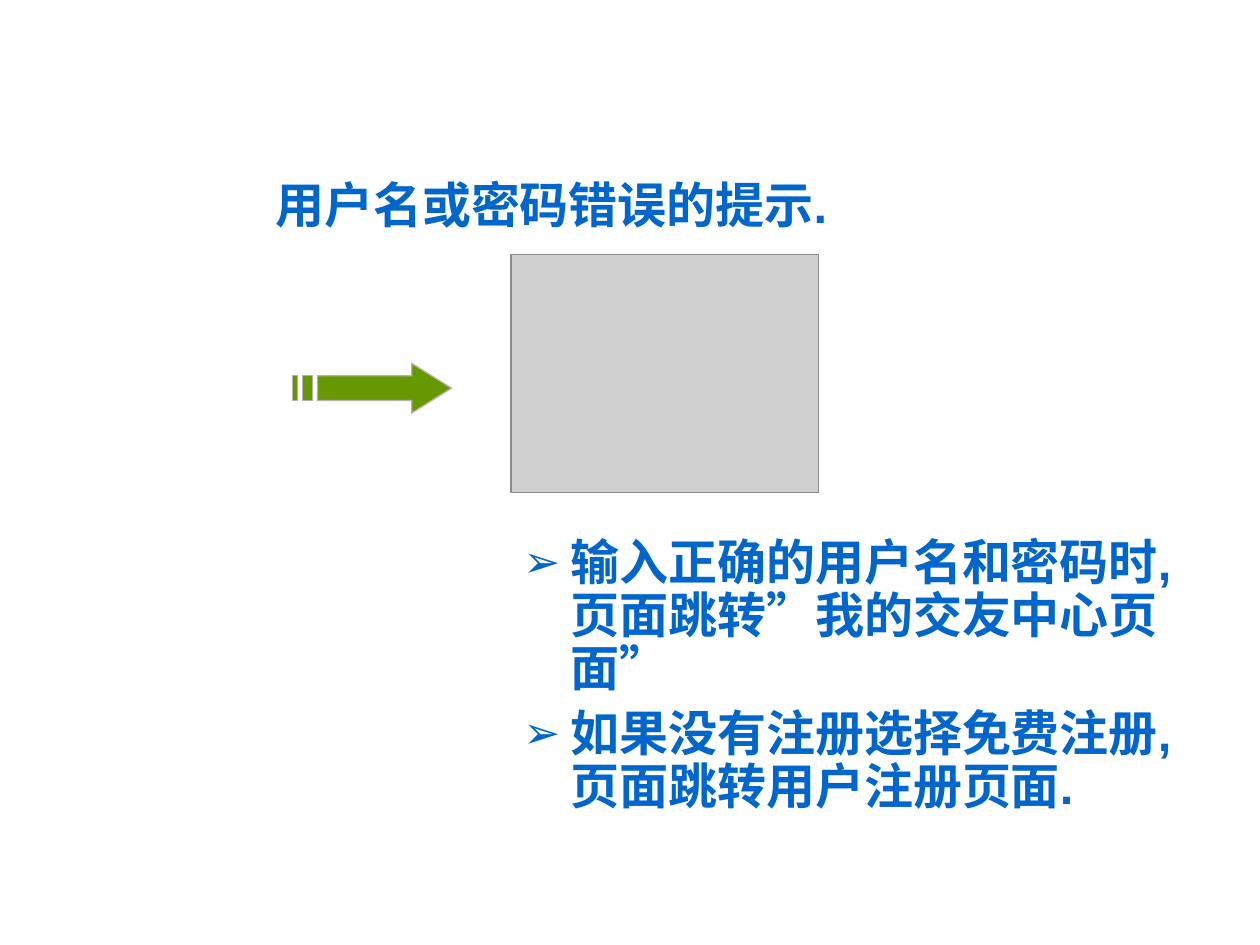
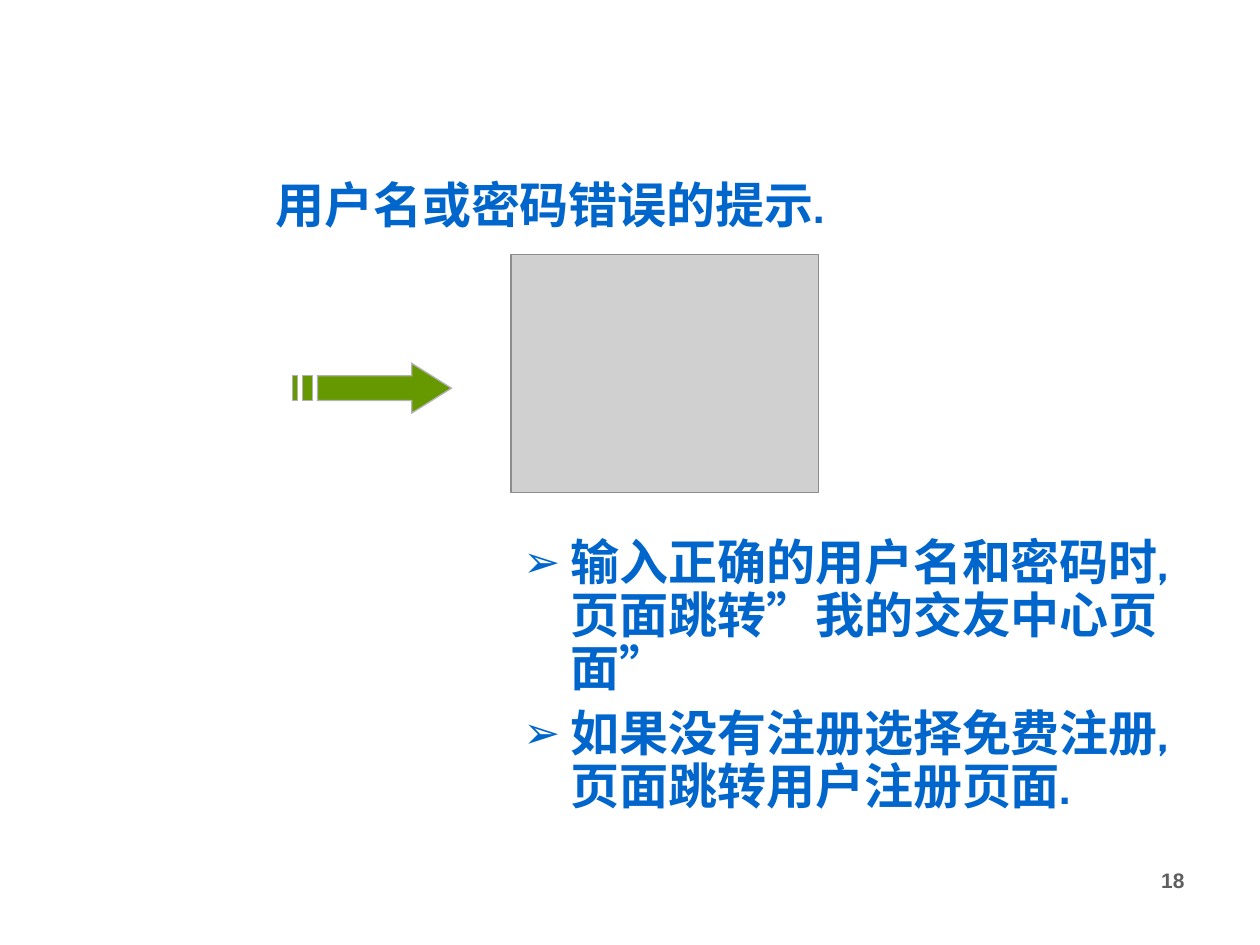
Before and after one commit to king1314okok/littlejsDesign, a slide deck: slide 18 of littleJS/论文/毕设答辩PPT参考.ppt. Drawn at 1260x945 pixels with LibreOffice and Linux fonts; fonts in the diff are those of the drawing; grey boxes stand for pictures; background and template pictures are left out. Boxes give left, top, right and bottom in pixels: in the first picture for what was removed or moved away, otherwise in the second. Text is boxed around its words. In the diff, an @@ line names an element or a change of style, - is before the commit and + after.

```diff
--- a/littleJS/论文/毕设答辩PPT参考.ppt
+++ b/littleJS/论文/毕设答辩PPT参考.ppt
@@ text "用户名或密码错误的提示." at [275,180,825,228]: font Arial to Cabin @@
@@ text "输入正确的用户名和密码时,页面跳转”我的交友中心页面”" at [571,537,1170,809]: font Arial to Cabin @@
@@ page number at [1161,873,1184,888]: font Times New Roman to Arial, text colour #FFFFFF to #5F5F5F; indent changed @@
```
Also in this commit, not shown: 45 other slides changed.
